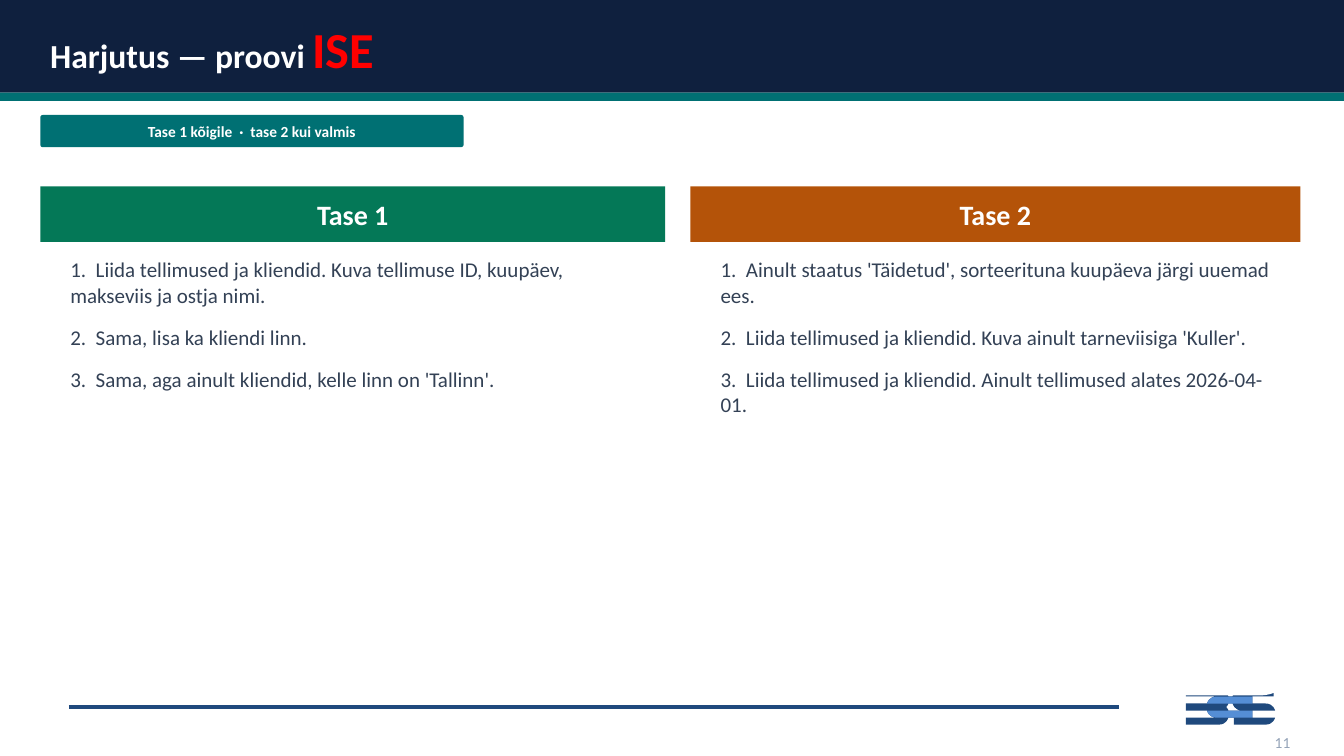
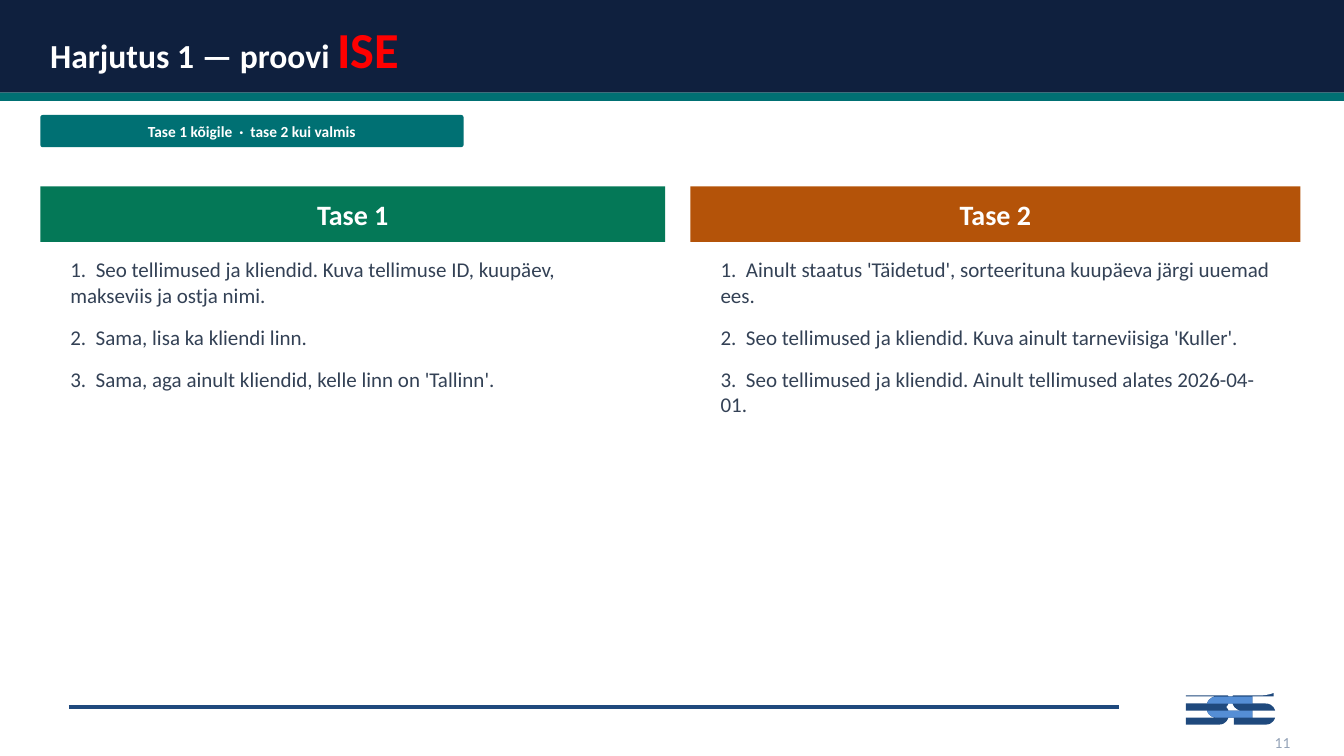
Before and after one commit to emilieabel/andmetarkus, a slide deck: slide 9 of Materjalid/Day8 SQL/8-paev-andmetarkus-esitlus.pptx. Drawn at 1344x756 pixels with LibreOffice and Linux fonts; fonts in the diff are those of the drawing. Boxes give left, top, right and bottom in pixels: in the first picture for what was removed or moved away, otherwise in the second. Text is boxed around its words. In the diff, an @@ line names an element or a change of style, - is before the commit and + after.

```diff
--- a/Materjalid/Day8 SQL/8-paev-andmetarkus-esitlus.pptx
+++ b/Materjalid/Day8 SQL/8-paev-andmetarkus-esitlus.pptx
@@ text at (50,35,399,74): text changed @@
-Harjutus — proovi ISE
+Harjutus 1 — proovi ISE
@@ text at (70,262,555,307): text changed @@
-1. Liida tellimused ja kliendid. Kuva tellimuse ID, kuupäev, makseviis ja ostja nimi.
+1. Seo tellimused ja kliendid. Kuva tellimuse ID, kuupäev, makseviis ja ostja nimi.
@@ text at (721,330,1254,412): text changed @@
-2. Liida tellimused ja kliendid. Kuva ainult tarneviisiga 'Kuller'.
-3. Liida tellimused ja kliendid. Ainult tellimused alates 2026-04-01.
+2. Seo tellimused ja kliendid. Kuva ainult tarneviisiga 'Kuller'.
+3. Seo tellimused ja kliendid. Ainult tellimused alates 2026-04-01.
```
Also in this commit, not shown: 7 other slides changed, 11 slides removed, 1 other file.
